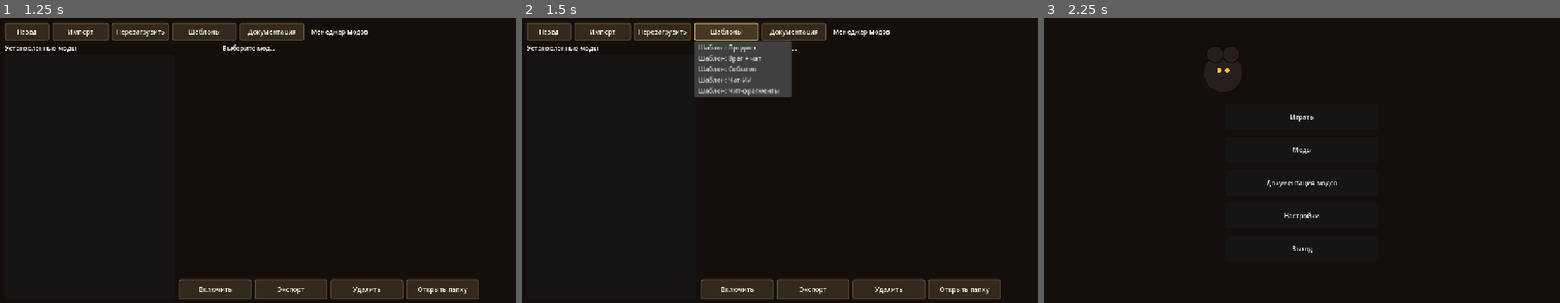
Above: before the commit, frames 1-3 (left to right).
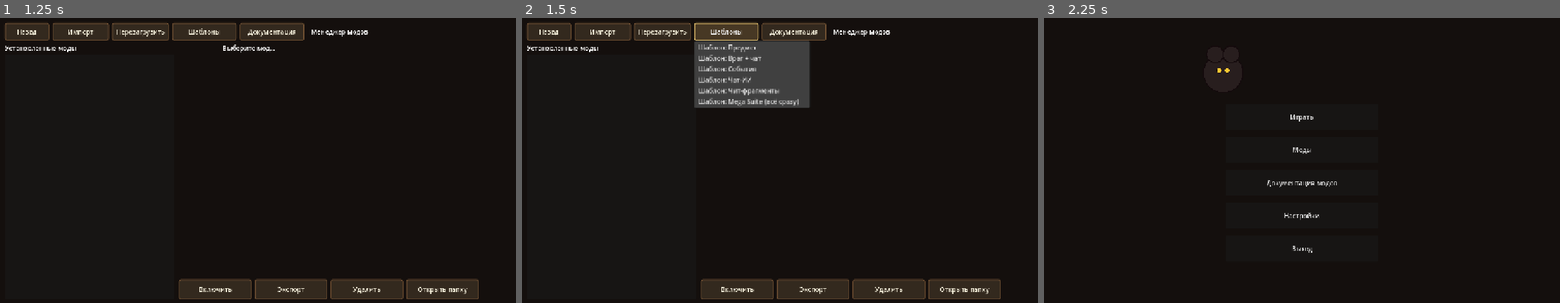
Above: after the commit, the same moments.

Repository: akkauntnomnber003-beep/retrovert
Game: Godot game, scene res://scenes/ui/MainMenu.tscn
Two runs of this game, one before a commit and one after it. Both use one fixed random seed, a clock stepped at 60 frames per second and the inputs below.
Inputs:
- Up to frame 1 (1.25 s): click "Моды" at 0.5 s
- Up to frame 2 (1.5 s): click "Шаблоны" at 1.25 s
- Up to frame 3 (2.25 s): click "Назад" at 2 s

Frame 1 is identical in both runs. In frame 2, 1.6% of the frame differs, in the area x 33-56%, y 7-32%; in frame 3, nothing differs.

Commit message:
Add MODDING.txt full guide + mega_template mod
Co-Authored-By: akkauntnomnber003 <akkauntnomnber003@example.com>

Diff:
--- /dev/null
+++ b/mods/templates_src/mega_template/mod.json
@@ -0,0 +1,14 @@
+{
+  "id": "mega_template",
+  "name": "Mega Template — Dark Rift Suite",
+  "version": "1.0.0",
+  "author": "RatRovert Team",
+  "description": "Полный показательный мод: новый предмет, дружелюбные мухи-помощники, AI-комментатор, чат-NPC, лут после боссов, и сохранение статистики в файл.",
+  "entry": "scripts/main.rrs",
+  "icon": "icon.png",
+  "tags": ["ai", "chat", "item", "events", "loot", "demo"],
+  "permissions": {
+    "network": true,
+    "files": true
+  }
+}
--- a/scripts/ui/ModManager.gd
+++ b/scripts/ui/ModManager.gd
@@ -191,6 +191,7 @@
 	menu.add_item("Шаблон: События", 2)
 	menu.add_item("Шаблон: Чат-ИИ", 3)
 	menu.add_item("Шаблон: Чит-фрагменты", 4)
+	menu.add_item("Шаблон: Mega Suite (всё сразу)", 5)
 	add_child(menu)
 	menu.position = templates_btn.get_screen_position() + Vector2(0, templates_btn.size.y)
 	menu.popup()
@@ -204,6 +205,7 @@
 		2: "event_template.retrovert",
 		3: "chat_template.retrovert",
 		4: "cheat_fragments.retrovert",
+		5: "mega_template.retrovert",
 	}
 	var fname: String = template_map.get(id, "")
 	if fname == "":
Not shown, added: MODDING.txt
Not shown, added: mods/templates/mega_template.retrovert
Not shown, added: mods/templates_src/mega_template/README.md
Not shown, added: mods/templates_src/mega_template/scripts/main.rrs
